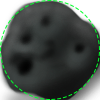
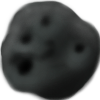
Before/after of a (100, 100) layered artwork. What changed in the layer stack:
hid "Collision Circle" over left=0, top=0, right=100, bottom=100
painted on "RockBase" over left=0, top=0, right=100, bottom=100
